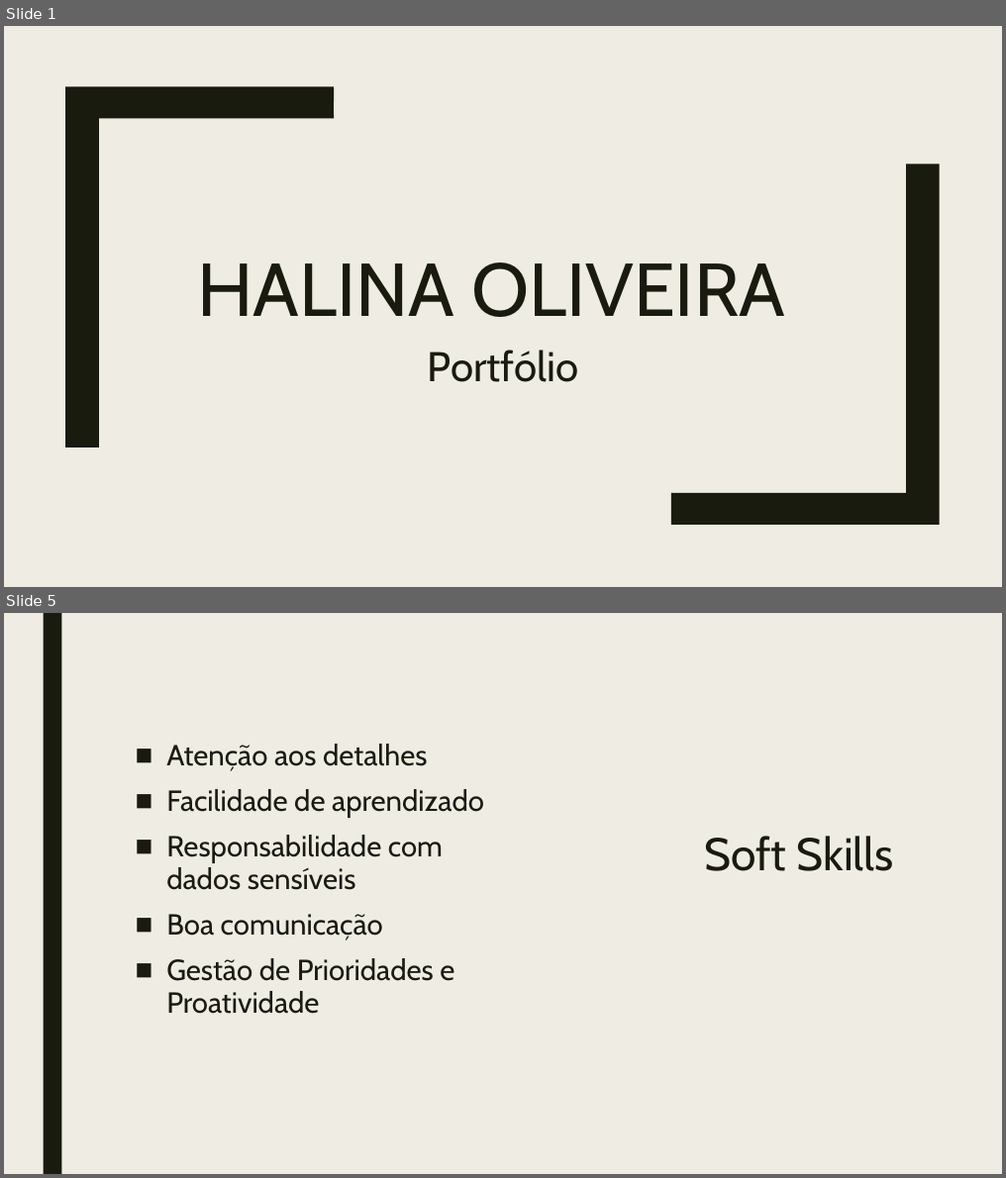
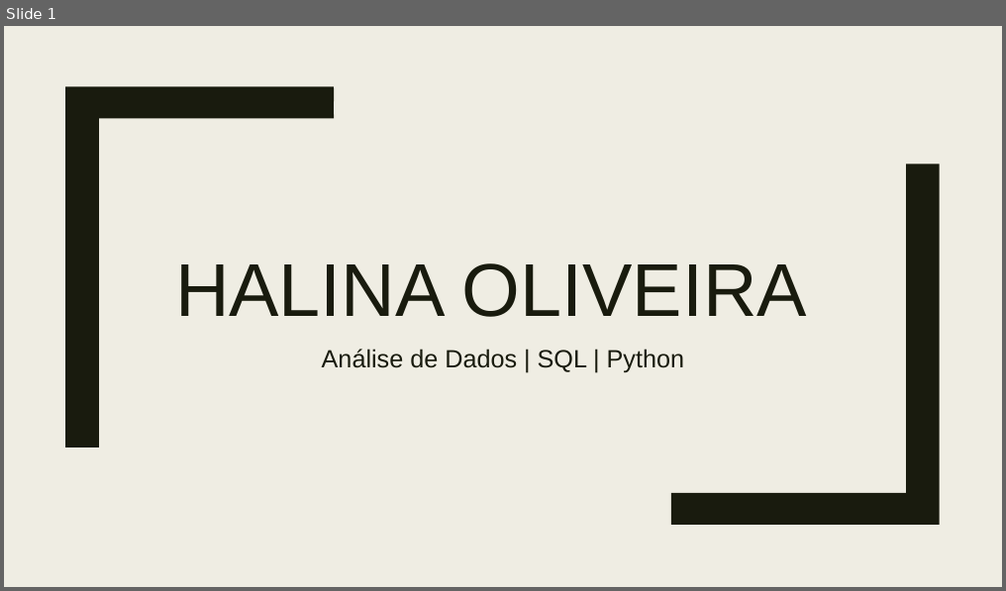
Before and after one commit to Halina23/Portfolio-Halina-Oliveira, a slide deck: Halina Oliveira.Portfolio.pptx. Shown one above the other, each under a label of ours: slides 1 and 5 before the commit, slide 1 after it; the slides between them are not shown. The pictures are 1006x1178 and 1006x591 pixels, drawn with LibreOffice and Linux fonts; fonts in the diff are those of the drawing. Boxes give left, top, right and bottom in pixels: in the first picture for what was removed or moved away, otherwise in the second. Text is boxed around its words. In the diff, an @@ line names an element or a change of style, - is before the commit and + after.

```diff
--- a/Halina Oliveira.Portfolio.pptx
+++ b/Halina Oliveira.Portfolio.pptx
@@ slide 5 removed at (x1=4, y1=613, x2=1002, y2=1174), background #EFEDE3 @@
@@ rectangle removed at (x1=43, y1=613, x2=61, y2=1174) @@
@@ text removed at (x1=166, y1=744, x2=484, y2=981) @@
-■ Atenção aos detalhes
-■ Facilidade de aprendizado
-■ Responsabilidade com dados sensíveis
-■ Boa comunicação
-■ Gestão de Prioridades e Proatividade
@@ title removed at (x1=704, y1=836, x2=894, y2=871) @@
-Soft Skills
@@ slide 1 changed as well @@
@@ title "HALINA OLIVEIRA" at (x1=175, y1=264, x2=807, y2=317): font Cabin to Arial @@
@@ subtitle at (x1=322, y1=349, x2=684, y2=373): text changed; size 40 to 24 pt; font Cabin to Arial @@
-Portfólio
+Análise de Dados | SQL | Python
```
Also in this commit, not shown: 4 other slides changed, 9 slides added, 6 other slides removed.
